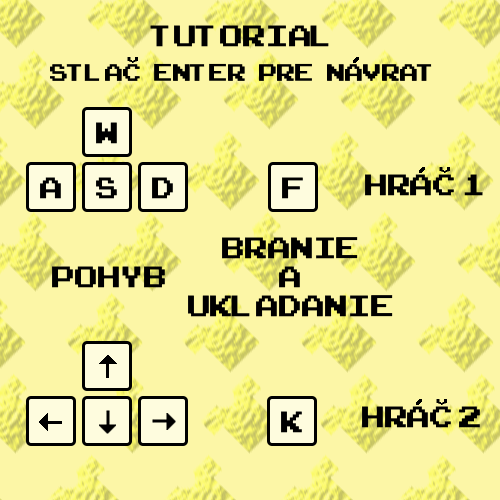
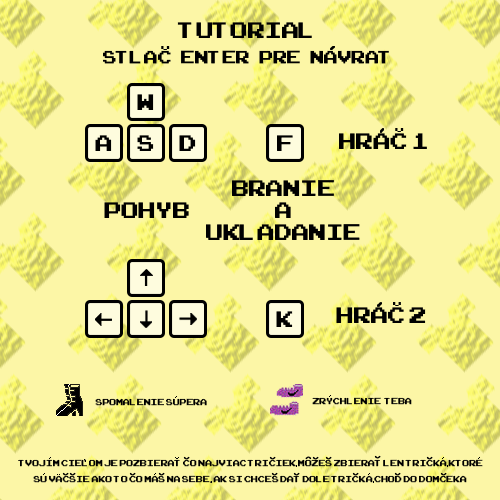
Comparing the layer stacks of the two 500 x 500 images. Changes:
added layer "Tvojim cielom je pozbierat co najviac triciek mozes zbierat len" in group "Klavesy" over 18, 459, 483, 483
painted on "v" over 393, 302, 447, 405
painted on "Pohyb" over 52, 202, 189, 288
painted on "Branie a ukladanie" over 188, 180, 393, 317
added layer "Layer 2 copy 3" in group "Hrac 2" over 43, 457, 480, 483
painted on "Layer 2 copy 2" over 377, 302, 422, 405
painted on "Tutorial Stlac Enter pre navrat" over 50, 22, 432, 81
painted on "HrAc 2" over 336, 307, 480, 428
painted on "HrAc 1" over 339, 133, 483, 196
painted on "Rectangle 2 copy 9" over 266, 300, 317, 446
painted on "Layer 1 copy 3" over 39, 313, 112, 431
painted on "Layer 1 copy 2" over 99, 310, 152, 434
painted on "Layer 1" over 99, 269, 153, 378
painted on "Layer 1 copy" over 152, 313, 197, 430
painted on "Rectangle 2 copy 7" over 138, 300, 207, 446
painted on "Rectangle 2 copy 6" over 82, 259, 165, 391
painted on "Rectangle 2 copy 5" over 82, 300, 165, 446
painted on "Rectangle 2 copy 4" over 26, 300, 123, 446
painted on "Rectangle 2 copy 8" over 266, 124, 318, 212
painted on "Rectangle 2 copy 3" over 138, 124, 207, 212
painted on "Rectangle 2 copy 2" over 82, 83, 165, 157
painted on "Rectangle 2 copy" over 82, 124, 165, 212
painted on "A" over 40, 135, 112, 199
painted on "Rectangle 2" over 26, 124, 123, 212
…and 29 more changes (20 added, 9 painted)
